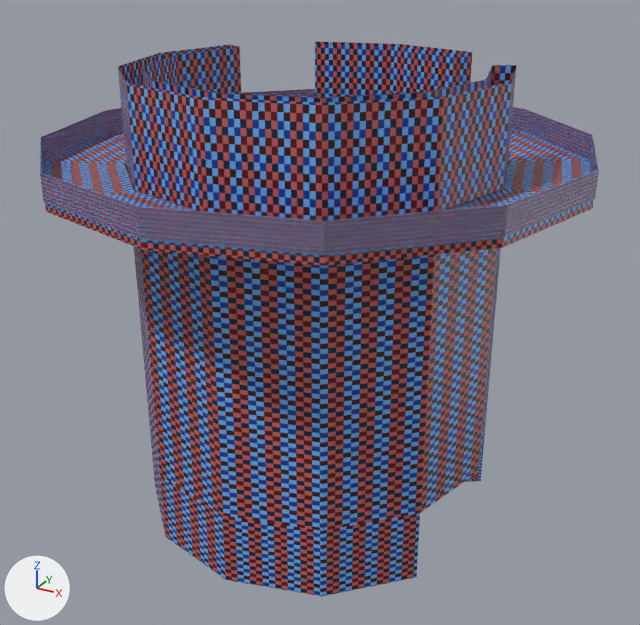
Two versions of the FBX model MI/Assets/Level Design/Meshes/Observation_tower.fbx, one commit apart.
Before and after are seen from a camera (50 mm lens) standing at (16.6, -30.0, 14.9) and looking at (0.2, -0.3, 0.0). Every picture has the same lights, and +X, +Y and +Z are marked at lower left. Where no turn or scale is listed for an object, it has been applied to the vertices. Vertices at the same position are counted once.

In view in the first picture: 'observation_tower_01'.
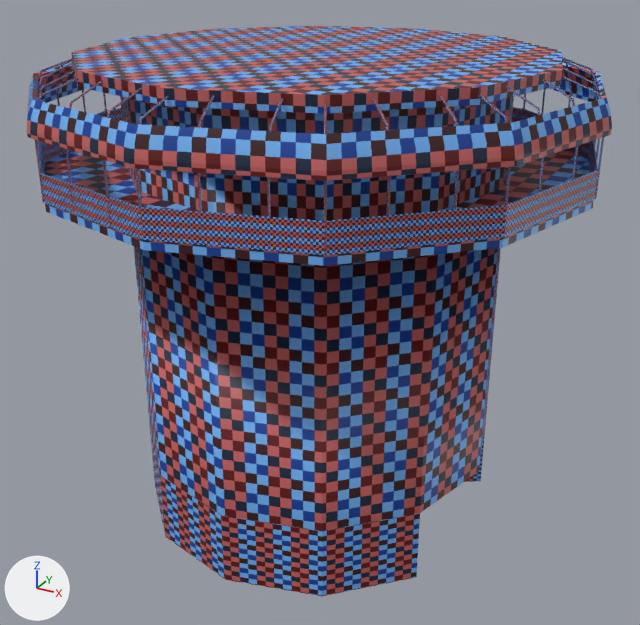
Edits to the bpy script that builds the scene:
```text
Change me_mesh:
    used by ob_observation_tower_01; location = (0.0, 0.0, 0.0)
    remove me_mesh.from_pydata(...)  # 233 vertices, 194 faces; spans x -10.7..10.7, y -10.7..10.7, z -8.7..10.0
    add me_mesh.from_pydata(...)  # 1846 vertices, 2042 faces; spans x -11.0..11.0, y -11.0..11.0, z -8.7..10.5
    me_mesh part 1: a new loose piece, a 12-sided cylinder along z spanning x -9.17..9.17, y -9.17..9.17, z 10.0..10.51, in mat_checker
    me_mesh part 2: 1 vertex moved within x -5.3, y -9.3, z 6.3; 14 vertices removed from x -7.6..7.6, y -7.6..7.6, z 6.1..6.3; 1601 vertices added at x -11.0..11.0, y -11.0..11.0, z 6.1..10.4
    me_mesh part 3: 110 kept faces spanning x -10.7..10.7, y -10.7..10.7, z -8.7..10.0 get new texture (UV) coordinates
```

Boxes [x1, y1, x2, y2] around the edits, measured in the pictures (640 x 625 px):
'observation_tower_01', reshaped
    before: [40, 41, 599, 596]
    after: [27, 26, 612, 596]
part 1 of me_mesh, added
    after: [71, 26, 563, 114]
part 2 of me_mesh, built on
    before: [40, 130, 591, 211]
    after: [27, 57, 612, 266]
part 3 of me_mesh, surface changed
    both: [40, 96, 598, 596]
